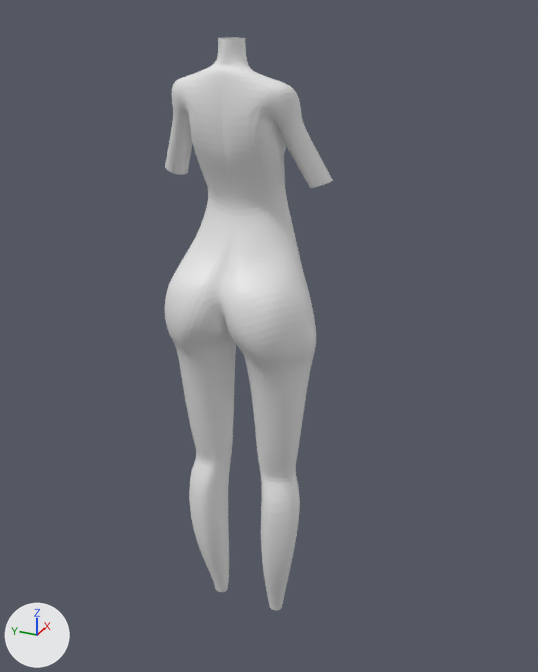
Renders of the Blender file Models/Character/Character.blend from each side of a commit.
Camera for both pictures: a camera (50 mm lens) standing at (-1.98, -0.98, 1.01) and looking at (0.08, -0.05, -0.03). The axes (+X, +Y, +Z) are drawn at lower left. The lights are the same throughout.

The first picture shows '立方體'.
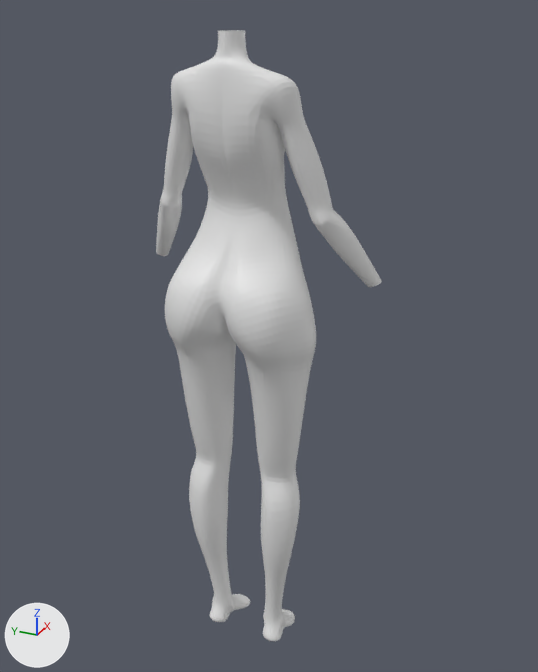
Changed parts and their boxes [x1, y1, x2, y2] in the pictures (538 x 672 px):
'立方體', reshaped (34% wider, 7% taller): before [165, 37, 333, 610]; after [156, 30, 382, 641]
part 1 of me_立方體, built on: before [165, 37, 333, 306]; after [156, 30, 382, 305]
part 2 of me_立方體, built on: before [189, 483, 300, 610]; after [189, 481, 300, 641]

Diff of the bpy script that builds the scene:
```diff
--- a/Models/Character/Character.blend.py
+++ b/Models/Character/Character.blend.py
@@ mat_材質 @@
+mat_材質 = principled_material('材質')
+mat_材質.base_color = (0.8, 0.8, 0.8)  # white #e7e7e7
@@ me_立方體 @@
 # used by ob_立方體; location = (0.0, 0.0, 0.597); scale = (0.25, 0.25, 0.25)
-me_立方體.from_pydata(...)  # 284 vertices, 267 faces; spans x -0.88..0.71, y 0.0..1.13, z -6.8..1.22
+me_立方體.from_pydata(...)  # 394 vertices, 380 faces; spans x -0.88..0.71, y 0.0..1.63, z -7.57..1.3
+# me_立方體 part 1
+# 6 vertices are removed from x -0.09..0.23, y 0.8..1.13, z -0.39..-0.27
+# 6 faces are deleted
+# 11 vertices in x -0.48..-0.08, y 0.0..0.63, z 0.76..1.22 move by (0.0, 0.0, 0.08)
+# 11 vertices in x -0.47..-0.05, y 0.0..0.7, z 0.76..1.22 move by (0.0, 0.0, 0.07)
+# 9 vertices move from x -0.54..0.02, y 0.12..0.83, z -1.32..0.73 to x -0.54..0.04, y 0.12..0.89, z -1.29..0.8
+# 48 vertices are added at x -0.25..0.62, y 0.64..1.63, z -1.67..-0.11
+# 46 new faces join them
+# me_立方體 part 2
+# 12 vertices are removed from x -0.13..0.08, y 0.37..0.56, z -6.8..-6.77
+# 12 faces are deleted
+# 6 vertices in x -0.36..0.07, y 0.31..0.84, z -5.62..-5.5 move by (0.0, 0.0, 0.17)
+# 4 vertices in x -0.24..0.13, y 0.3..0.81, z -5.75..-5.47 move by (0.0, 0.0, 0.18)
+# 14 vertices move from x -0.44..0.1, y 0.33..0.78, z -6.54..-5.62 to x -0.44..0.05, y 0.36..0.77, z -6.14..-5.45
+# 80 vertices are added at x -0.3..0.64, y 0.16..0.65, z -7.57..-6.86
+# 85 new faces join them
+me_立方體.materials.append(mat_材質)  # white #e7e7e7
```
